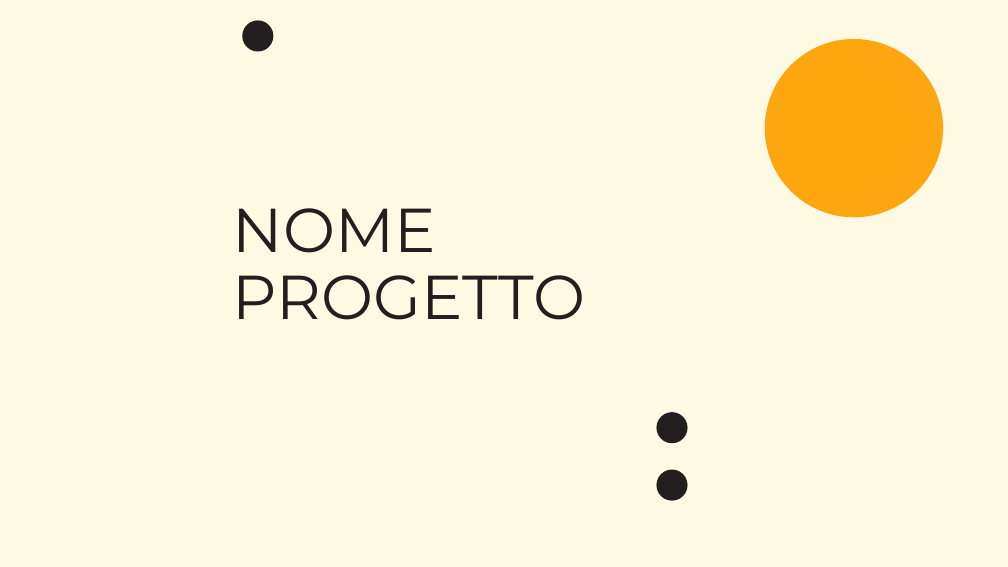
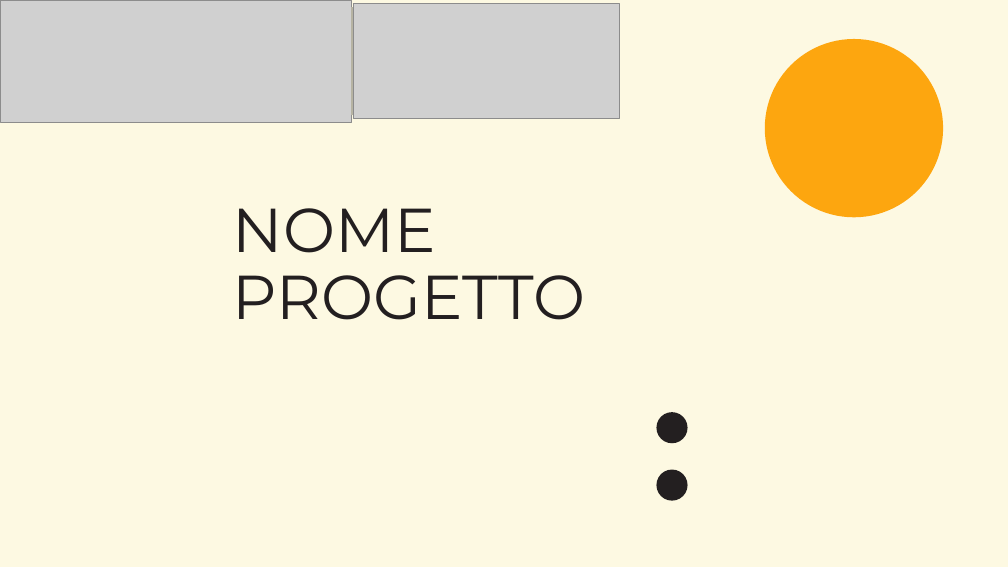
Before and after one commit to lucafano04/progettoIngenieriaSoftware, a slide deck: slide 1 of pitch.pptx. Drawn at 1008x567 pixels with LibreOffice and Linux fonts; fonts in the diff are those of the drawing; grey boxes stand for pictures; background and template pictures are left out. Boxes give left, top, right and bottom in pixels: in the first picture for what was removed or moved away, otherwise in the second. Text is boxed around its words. In the diff, an @@ line names an element or a change of style, - is before the commit and + after.

```diff
--- a/pitch.pptx
+++ b/pitch.pptx
@@ picture added at box(0, 0, 352, 122) @@
@@ ellipse removed at box(242, 20, 273, 51) @@
@@ line added from (352, 8) to (352, 115), #B6B3A2 1.5 pt @@
@@ picture added at box(353, 4, 619, 118) @@
```
Also in this commit, not shown: 3 other slides changed.
